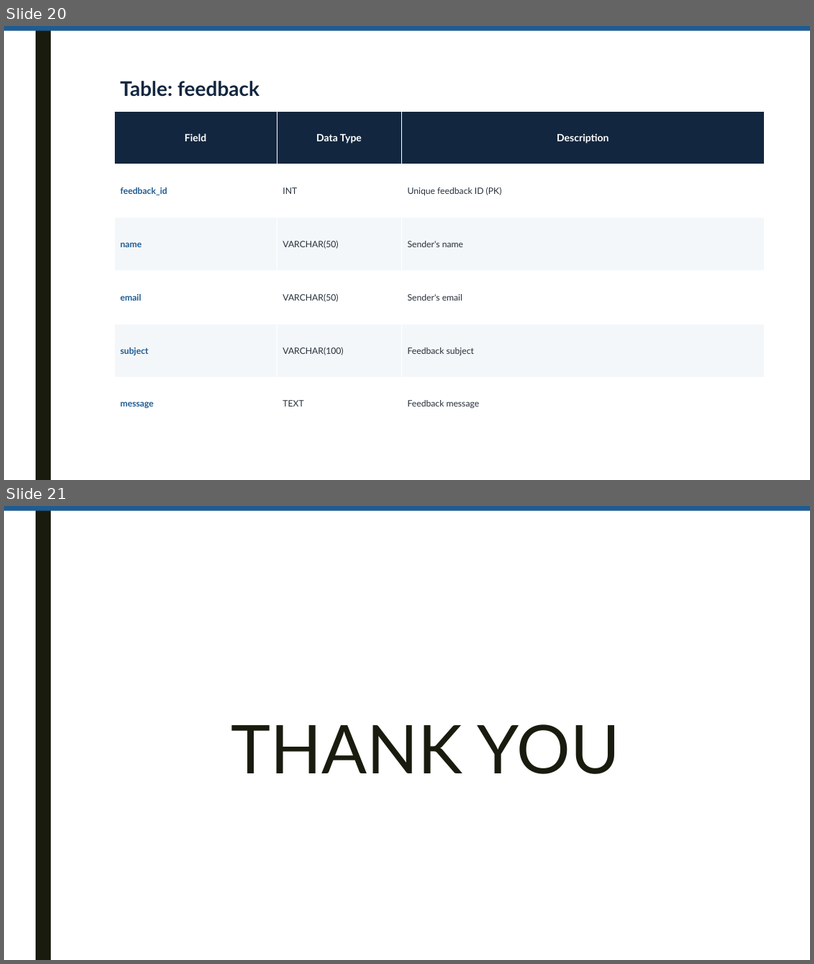
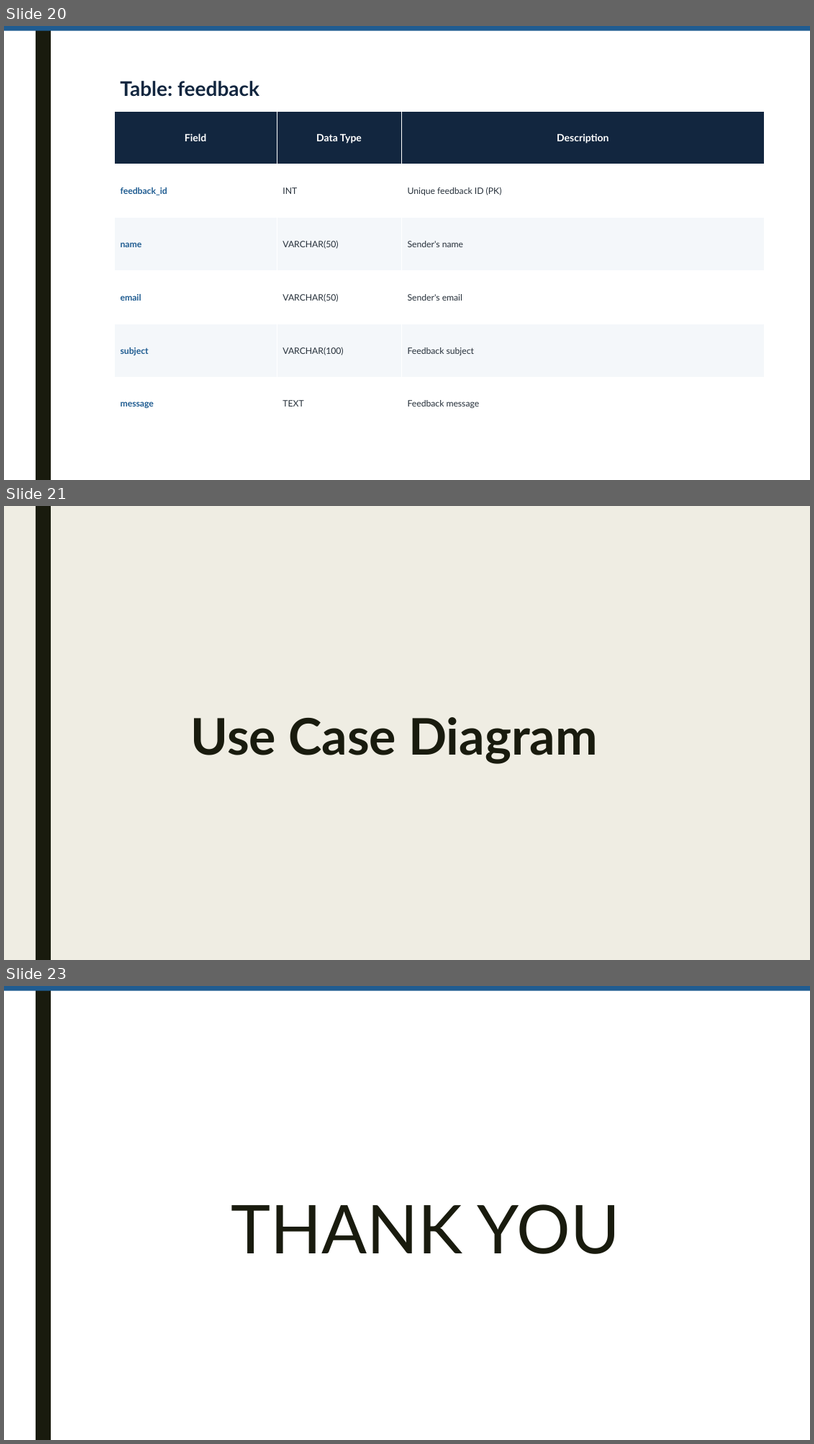
Before and after one commit to Ashish-V07/Smart-Attendance-System, a slide deck: Documentation/AttendEase_Updated_Proposed_System.pptx. Shown one above the other, each under a label of ours: slides 20 and 21 before the commit, slides 20, 21 and 23 after it; the slides between them are not shown. The pictures are 814x964 and 814x1444 pixels, drawn with LibreOffice and Linux fonts; fonts in the diff are those of the drawing. Boxes give left, top, right and bottom in pixels: in the first picture for what was removed or moved away, otherwise in the second. Text is boxed around its words. In the diff, an @@ line names an element or a change of style, - is before the commit and + after.

Commit message:
Ppt with use case , proposed system, data dictionary

```diff
--- a/Documentation/AttendEase_Updated_Proposed_System.pptx
+++ b/Documentation/AttendEase_Updated_Proposed_System.pptx
@@ slide 21 added at (4,506,810,960), background #EFEDE3; not listed: 1 template element that a slide beside it also shows @@
@@ title added at (191,717,598,764), 60 pt, text #191B0E, bold @@
+Use Case Diagram
@@ what was slide 21 is now slide 23 @@
```
Also in this commit, not shown: 1 slide changed, 1 other slide added.
